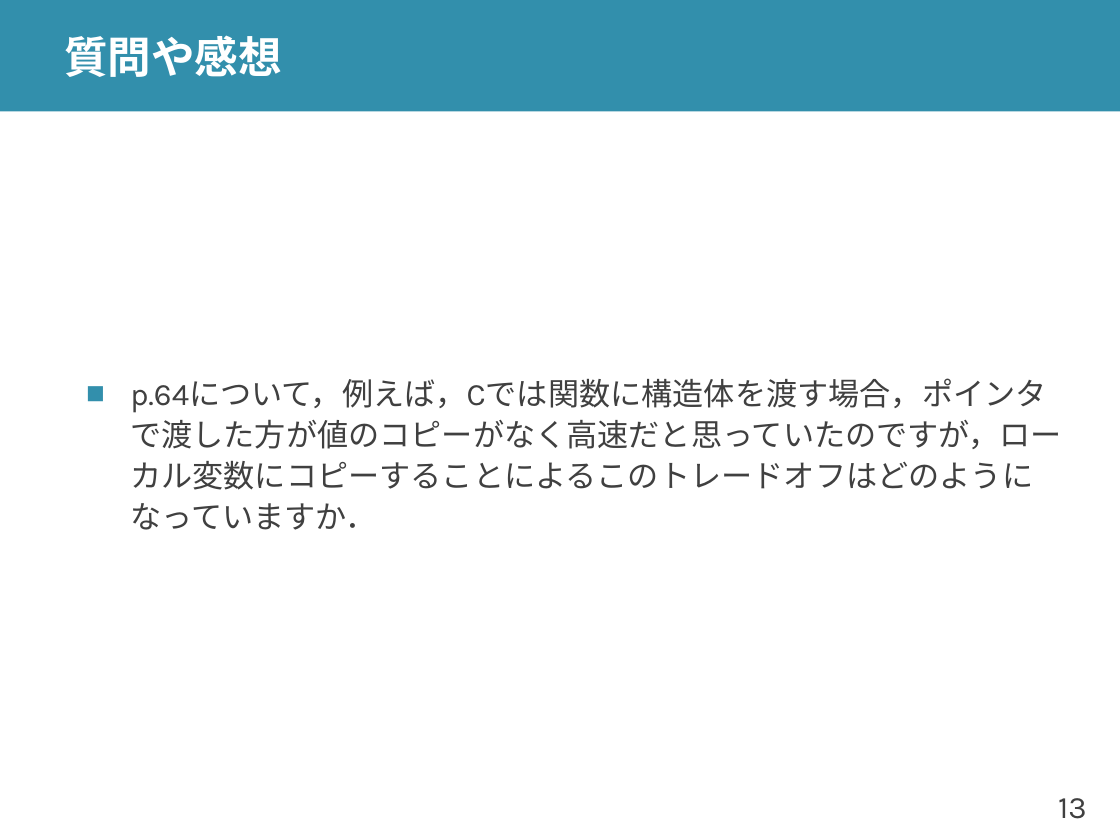
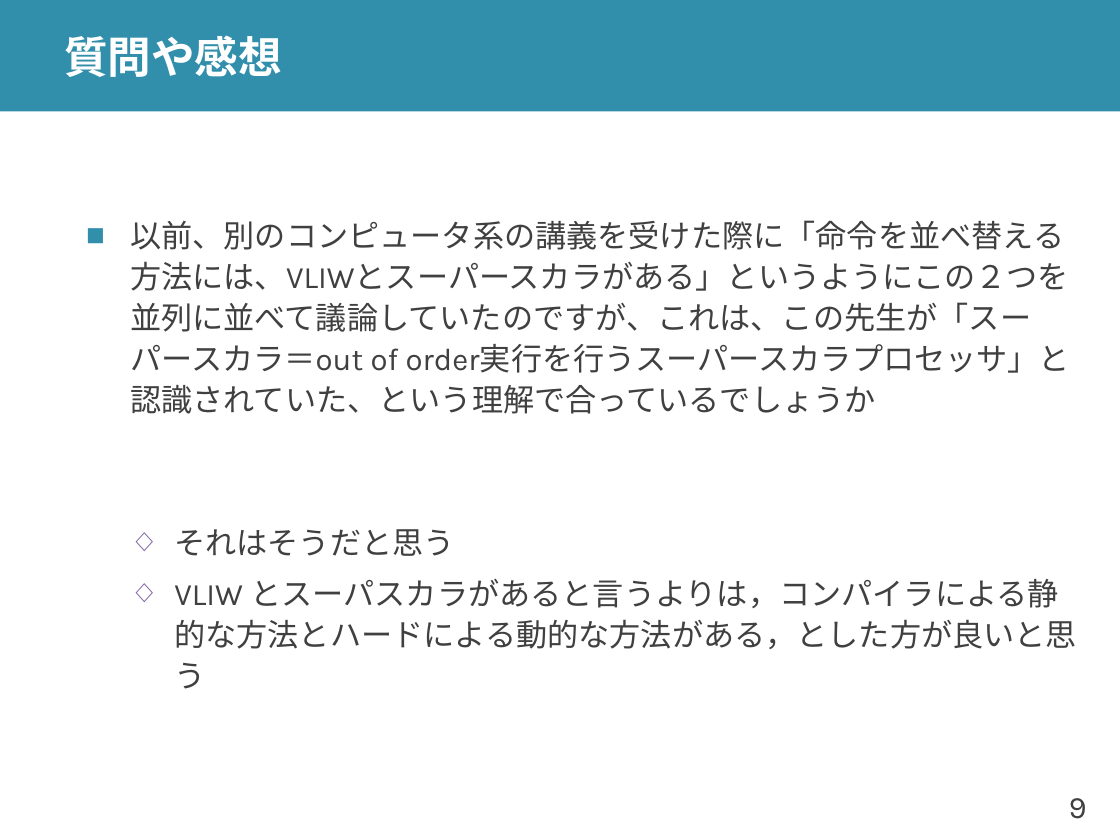
Before and after one commit to shioyadan/advanced-computer-organization, a slide deck: slide 9 of aco-shioya-09.pptx (slide 13 before the commit). Drawn at 1120x840 pixels with LibreOffice and Linux fonts; fonts in the diff are those of the drawing. Boxes give left, top, right and bottom in pixels: in the first picture for what was removed or moved away, otherwise in the second. Text is boxed around its words. In the diff, an @@ line names an element or a change of style, - is before the commit and + after.

```diff
--- a/aco-shioya-09.pptx
+++ b/aco-shioya-09.pptx
@@ text at [130, 220, 1077, 689]: text changed @@
-■ p.64について，例えば，Cでは関数に構造体を渡す場合，ポインタで渡した方が値のコピーがなく高速だと思っていたのですが，ローカル変数にコピーすることによるこのトレードオフはどのようになっていますか．
+■ 以前、別のコンピュータ系の講義を受けた際に「命令を並べ替える方法には、VLIWとスーパースカラがある」というようにこの２つを並列に並べて議論していたのですが、これは、この先生が「スーパースカラ＝out of order実行を行うスーパースカラプロセッサ」と認識されていた、という理解で合っているでしょうか
+  ◇ それはそうだと思う
+  ◇ VLIW とスーパスカラがあると言うよりは，コンパイラによる静的な方法とハードによる動的な方法がある，とした方が良いと思う
@@ page number at [1069, 798, 1087, 819]: text changed @@
-13
+9
```
Also in this commit, not shown: 12 other slides changed, 11 slides added, 3 slides removed, 2 other files.
